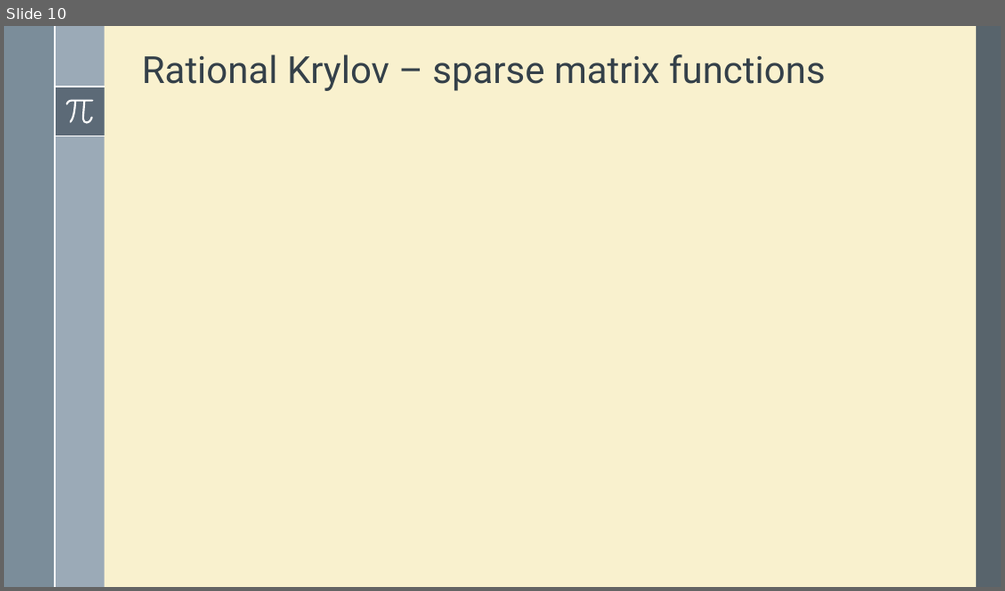
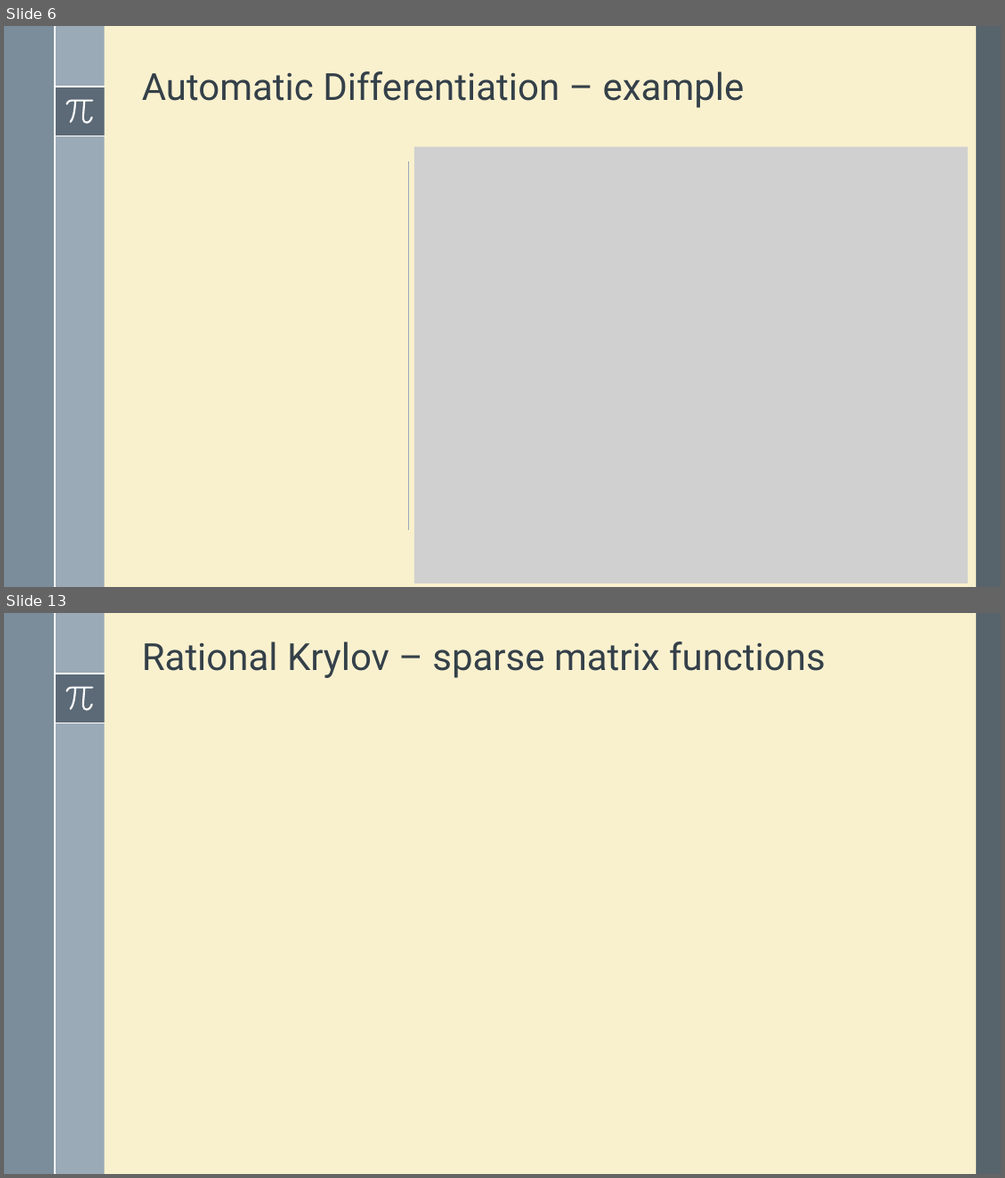
Before and after one commit to robzan8/MatFun.jl, a slide deck: docs/slides pd2ggaln/MatFun.pptx. Shown one above the other, each under a label of ours: slide 10 before the commit, slides 6 and 13 after it; the slides between them are not shown. The pictures are 1005x591 and 1005x1178 pixels, drawn with LibreOffice and Linux fonts; fonts in the diff are those of the drawing; grey boxes stand for pictures. Boxes give left, top, right and bottom in pixels: in the first picture for what was removed or moved away, otherwise in the second. Text is boxed around its words. In the diff, an @@ line names an element or a change of style, - is before the commit and + after.

```diff
--- a/docs/slides pd2ggaln/MatFun.pptx
+++ b/docs/slides pd2ggaln/MatFun.pptx
@@ slide 6 added at [4,26,1001,587], background #F9F1CE; not listed: 8 template elements that a slide beside it also shows @@
@@ title added at [142,71,744,108], 36 pt, text #35404A @@
+Automatic Differentiation – example
@@ picture added at [413,146,967,583] @@
@@ line added from (408, 161) to (408, 530), #9BAAB7 0.5 pt @@
@@ what was slide 10 is now slide 13 @@
```
Also in this commit, not shown: 11 slides changed, 5 other slides added, 1 slide removed, 4 other files.
